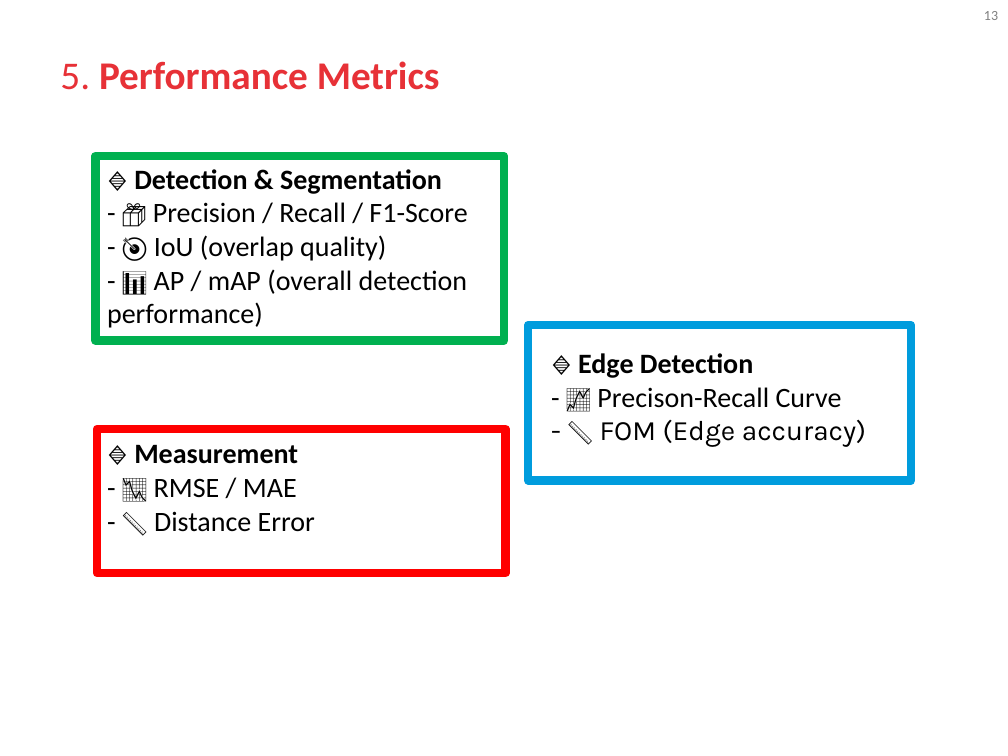
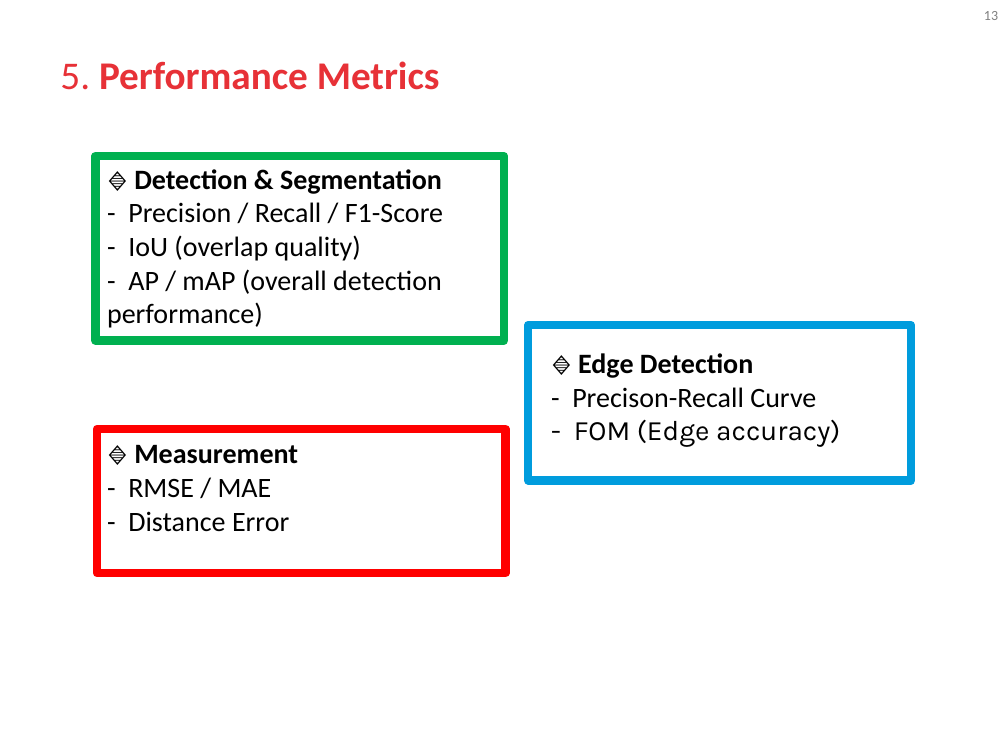
Before and after one commit to blooraayy/VA_RetoMichelin, a slide deck: slide 13 of docs/GIDIA_VA_Course_Project_Presentations.pptx. Drawn at 1008x756 pixels with LibreOffice and Linux fonts; fonts in the diff are those of the drawing; background and template pictures are left out. Boxes give left, top, right and bottom in pixels: in the first picture for what was removed or moved away, otherwise in the second. Text is boxed around its words. In the diff, an @@ line names an element or a change of style, - is before the commit and + after.

Commit message:
minor fix slides

```diff
--- a/docs/GIDIA_VA_Course_Project_Presentations.pptx
+++ b/docs/GIDIA_VA_Course_Project_Presentations.pptx
@@ text at (x1=107, y1=169, x2=443, y2=328): text changed @@
-🔹 Detection & Segmentation
-- 📦 Precision / Recall / F1-Score
-- 🎯 IoU (overlap quality)
-- 📊 AP / mAP (overall detection performance)
+🔹 Detection & Segmentation
+- Precision / Recall / F1-Score
+- IoU (overlap quality)
+- AP / mAP (overall detection performance)
@@ text at (x1=572, y1=353, x2=840, y2=447): text changed @@
-🔹 Edge Detection
-- 📈 Precison-Recall Curve
-- 📏 FOM (Edge accuracy)
+🔹 Edge Detection
+- Precison-Recall Curve
+- FOM (Edge accuracy)
@@ text at (x1=128, y1=444, x2=298, y2=532): text changed @@
-🔹 Measurement
-- 📉 RMSE / MAE
-- 📏 Distance Error
+🔹 Measurement
+- RMSE / MAE
+- Distance Error
```
Also in this commit, not shown: 3 other slides changed, 1 slide added, 1 slide removed, 1 other file.
